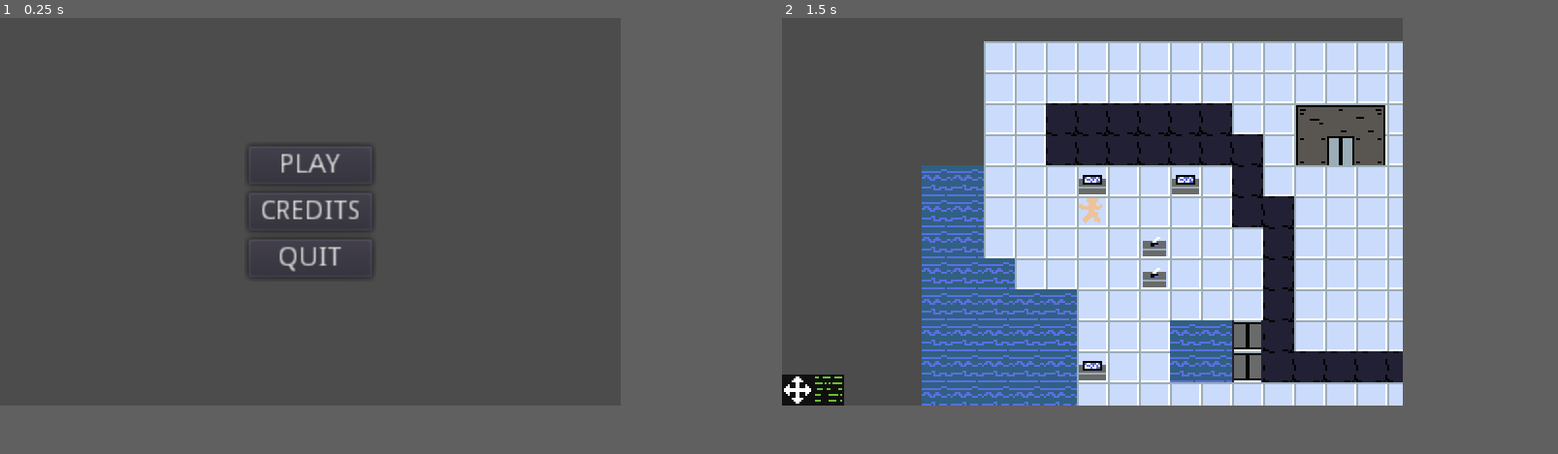
Above: before the commit, frames 1-2 (left to right).
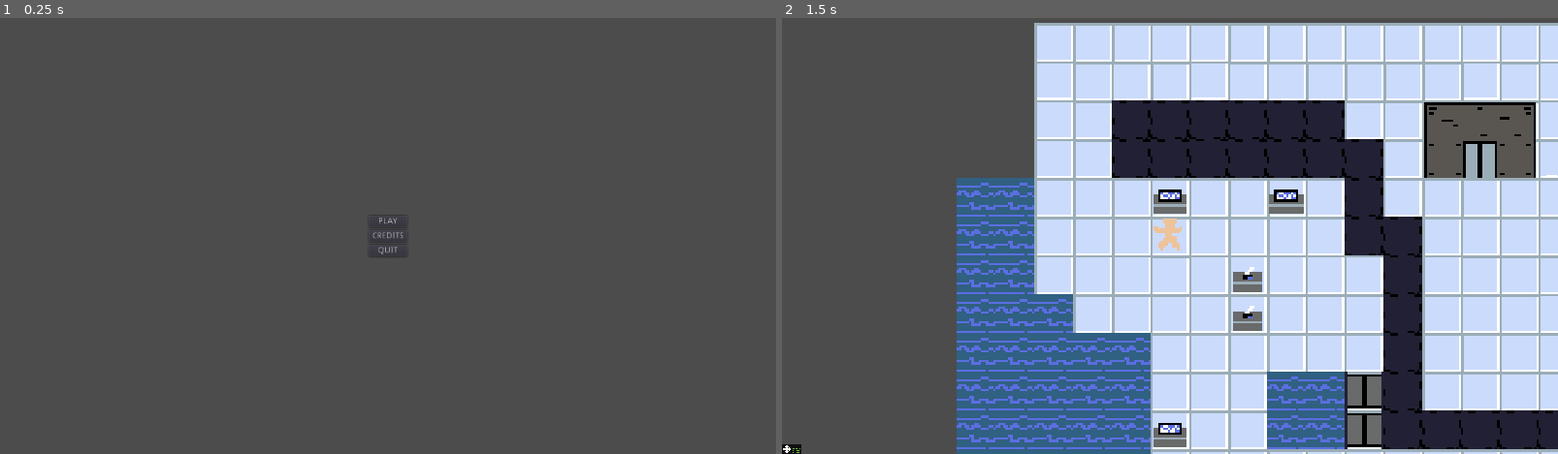
Above: after the commit, the same moments.

Repository: Byteron/together
Game: Godot game, scene res://src/menu/TitleScreen.tscn
Two runs of this game, one before a commit and one after it. Both use one fixed random seed, a clock stepped at 60 frames per second and the inputs below.
Inputs:
- Up to frame 1 (0.25 s): no input
- Up to frame 2 (1.5 s): click "PLAY" at 0.5 s; tap Enter at 1.25 s; hold D (walk_right) from 1.28 s (still down); hold E (interact) from 1.28 s (still down)
In our replay, the window is 640x400 before the commit and 800x450 after it. These sizes can differ from the game's own. Grey fills any space a smaller window leaves; there, only what the larger window draws over its background counts as a difference.

The runs differ from the first frame. In frame 1, 0.8% of the frame differs, in the area x 31-52%, y 29-60%; in frame 2, 51%, in the area x 0-100%, y 0-100%.
Error in both runs: Invalid get index 'Floor' (on base: 'Dictionary'). (res://src/level/Level.gd:103)

Commit message:
use camera scaling

Diff:
--- a/project.godot
+++ b/project.godot
@@ -117,10 +117,8 @@
 
 [display]
 
-window/size/width=320
-window/size/height=200
-window/size/test_width=1280
-window/size/test_height=800
+window/size/width=1280
+window/size/height=720
 window/stretch/mode="2d"
 window/stretch/aspect="keep"
 
--- a/src/global/Writer.tscn
+++ b/src/global/Writer.tscn
@@ -6,7 +6,7 @@
 [ext_resource path="res://assets/fonts/poco/Poco.ttf" type="DynamicFontData" id=4]
 
 [sub_resource type="DynamicFont" id=1]
-size = 10
+size = 40
 font_data = ExtResource( 4 )
 
 [node name="Writer" type="CanvasLayer"]
@@ -16,20 +16,22 @@
 [node name="Tween" type="Tween" parent="."]
 
 [node name="Backdrop" type="TextureRect" parent="."]
-margin_right = 40.0
-margin_bottom = 40.0
+anchor_right = 1.0
+anchor_bottom = 1.0
 mouse_filter = 2
 texture = ExtResource( 1 )
+expand = true
 __meta__ = {
 "_edit_use_anchors_": false
 }
 
 [node name="Frame" type="TextureRect" parent="."]
-margin_right = 40.0
-margin_bottom = 40.0
-rect_pivot_offset = Vector2( 160, 100 )
+anchor_right = 1.0
+anchor_bottom = 1.0
+rect_pivot_offset = Vector2( 640, 360 )
 mouse_filter = 2
 texture = ExtResource( 2 )
+expand = true
 __meta__ = {
 "_edit_use_anchors_": false
 }
--- a/src/level/Level.tscn
+++ b/src/level/Level.tscn
@@ -58,7 +58,8 @@
 position = Vector2( 56, 88 )
 
 [node name="LevelCamera" parent="." instance=ExtResource( 4 )]
+zoom = Vector2( 0.25, 0.25 )
 
 [connection signal="toggled" from="Objects/Switch" to="Objects/Door" method="toggle"]
+[connection signal="toggled" from="Objects/Switch2" to="Objects/Door" method="toggle"]
 [connection signal="toggled" from="Objects/Switch2" to="Objects/Door2" method="toggle"]
-[connection signal="toggled" from="Objects/Switch2" to="Objects/Door" method="toggle"]
--- a/src/menu/TitleScreen.tscn
+++ b/src/menu/TitleScreen.tscn
@@ -13,12 +13,15 @@
 [node name="CenterContainer" type="CenterContainer" parent="."]
 anchor_right = 1.0
 anchor_bottom = 1.0
+__meta__ = {
+"_edit_use_anchors_": false
+}
 
 [node name="VBoxContainer" type="VBoxContainer" parent="CenterContainer"]
-margin_left = 128.0
-margin_top = 66.0
-margin_right = 192.0
-margin_bottom = 134.0
+margin_left = 608.0
+margin_top = 326.0
+margin_right = 672.0
+margin_bottom = 394.0
 
 [node name="Play" type="Button" parent="CenterContainer/VBoxContainer"]
 margin_right = 64.0
